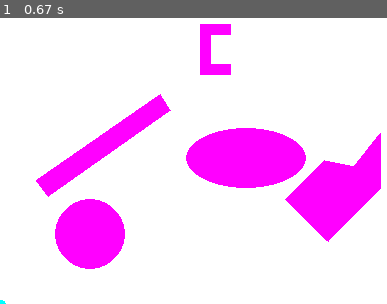
Above: before the commit, frame 1.
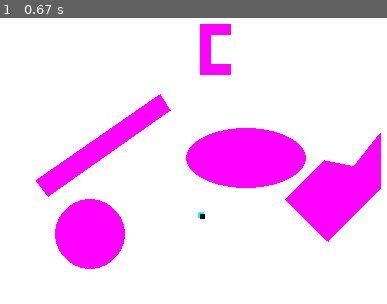
Above: after the commit, the same moment.

Repository: DrKraig/Planning-Algorithms
Game: pygame game, started from Project2/AnimationDijkstra.py
The game is run twice, just before and just after one commit, with the same random seed, the same clock (stepped at 60 frames per second) and the same inputs.
Inputs:
- Up to frame 1 (0.67 s): no input

The runs differ from the first frame. In frame 1, less than 0.1% of the frame differs, in the area x 0-53%, y 67-100%.

Commit message:
Removed Unnessary Files

Diff:
--- a/Project2/AnimationDijkstra.py
+++ b/Project2/AnimationDijkstra.py
@@ -142,7 +142,7 @@
                 j = neighbour[1]
                 neighbourNode = Node(i,j)
                 if (i == start.i and j == start.j) or (i == end.i and j == end.j):
-                    pygame.draw.rect(gridDisplay, BLACK, [i, HEIGHT - j, 2,2])
+                    pygame.draw.rect(gridDisplay, BLACK, [i, HEIGHT - j, 5,5])
                     pygame.display.update()
                 else:
                     pygame.draw.rect(gridDisplay, CYAN, [i, HEIGHT - j, 2,2])
@@ -246,8 +246,8 @@
 # i2 = int(input("Enter the ith coordiante of the ending point: "))
 # j2 = int(input("Enter the jth coordiante of the ending point: "))
 
-x1 = 0
-y1 = 0
+x1 = 200
+y1 = 90
 
 x2 = 100
 y2 = 10
--- a/Project2/testEquations.py
+++ /dev/null
@@ -1,50 +0,0 @@
-import math
-def isInCircle(x,y):
-    if (x - 90) **2 + (y-70)**2 - 1225 > 0:
-        return False
-    else:
-        return True
-
-def isInRectangle(x,y):
-    if (y + 1.42*x - 176.55) > 0  and (y - 0.7*x - 74.39) > 0 and (y - 0.7*x - 98.81) < 0 and (y + 1.42*x - 438.06) < 0:
-        return True
-    else:
-        return False
-
-def isInBrokenRectangle(x,y):
-    if (x >= 200 and x <= 210 and y <= 280 and y >=230 ) or (x>= 210 and x <= 230 and y >=270 and y <= 280) or (y >= 230 and y <= 240 and x >= 210 and x <= 230):
-        return True
-    else:
-        return False
-
-def isInEllipse(x,y):
-
-    horizontalRadius = a= 60
-    verticalRadius = b=30
-    centerX = h=246
-    centerY = k = 145
-    if ((math.pow((x - h), 2) / math.pow(a, 2)) + (math.pow((y - k), 2) / math.pow(b, 2))) < 1:
-        return True
-    else:
-        return False
-def isInPolygon(x,y):
-
-    print(x,y)
-    # if (y + 0.99*x - 389.3) > 0  and (y - x + 181.62) < 0 and (y - 1.13*x + 260.75) < 0 and (y + 0.29*x - 239.89) < 0 and (y + 250*x -95054) < 0 and (y - x + 266) > 0:
-    if ((y - 1.01*x + 181.62) < 0 and (y + 0.29*x - 239.89) < 0 and (y + 249.20*x -95054.25) < 0 and (y - x + 266) > 0 and (y + 0.99*x - 389.3) > 0 ) or ( (y - 1.13*x + 260.75) < 0  and (y + 249.20*x - 95054.25) < 0 and (y + .29*x - 240.60) > 0):
-        return True
-    else:
-        return False
-
-
-def isAnObstacle(x,y):
-    return True if (isInPolygon(x,y) and isInCircle(x, y) and isInRectangle(x, y) and isInBrokenRectangle(x, y) and isInEllipse(x, y)) else False
-
-x = 385
-y = 145
-
-#print(isInCircle(x, y))
-# print(isInRectangle(x, y))
-# print(isInBrokenRectangle(x, y))
-# print(isInEllipse(x, y))
-print(isInPolygon(x,y))
